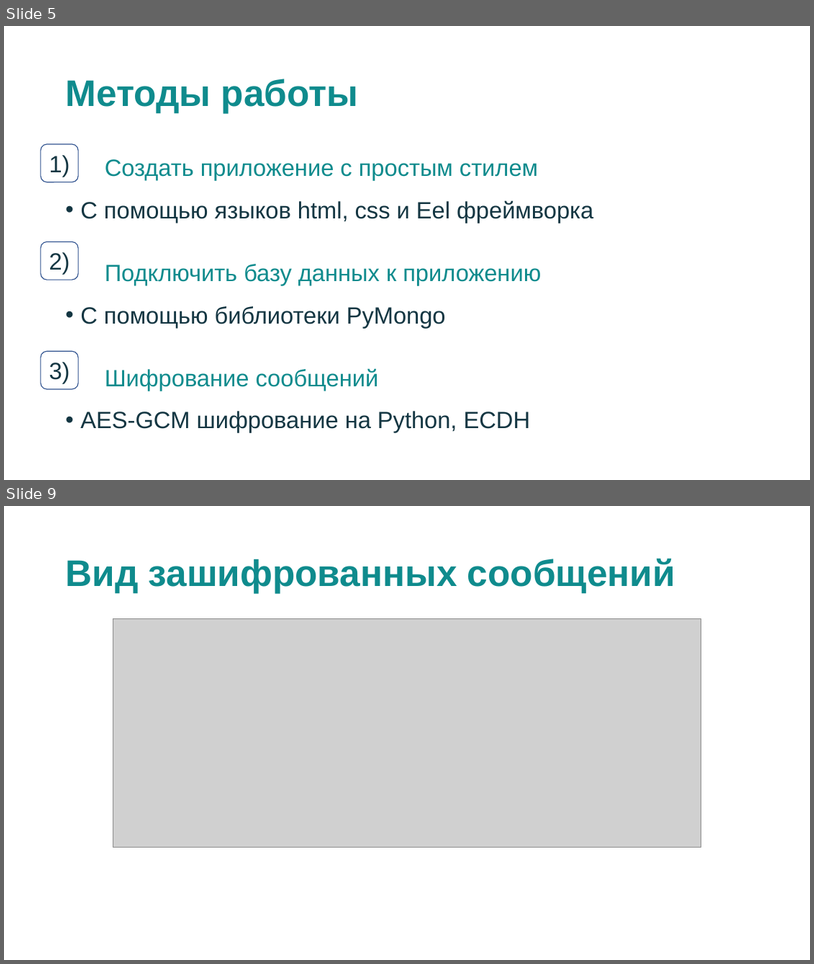
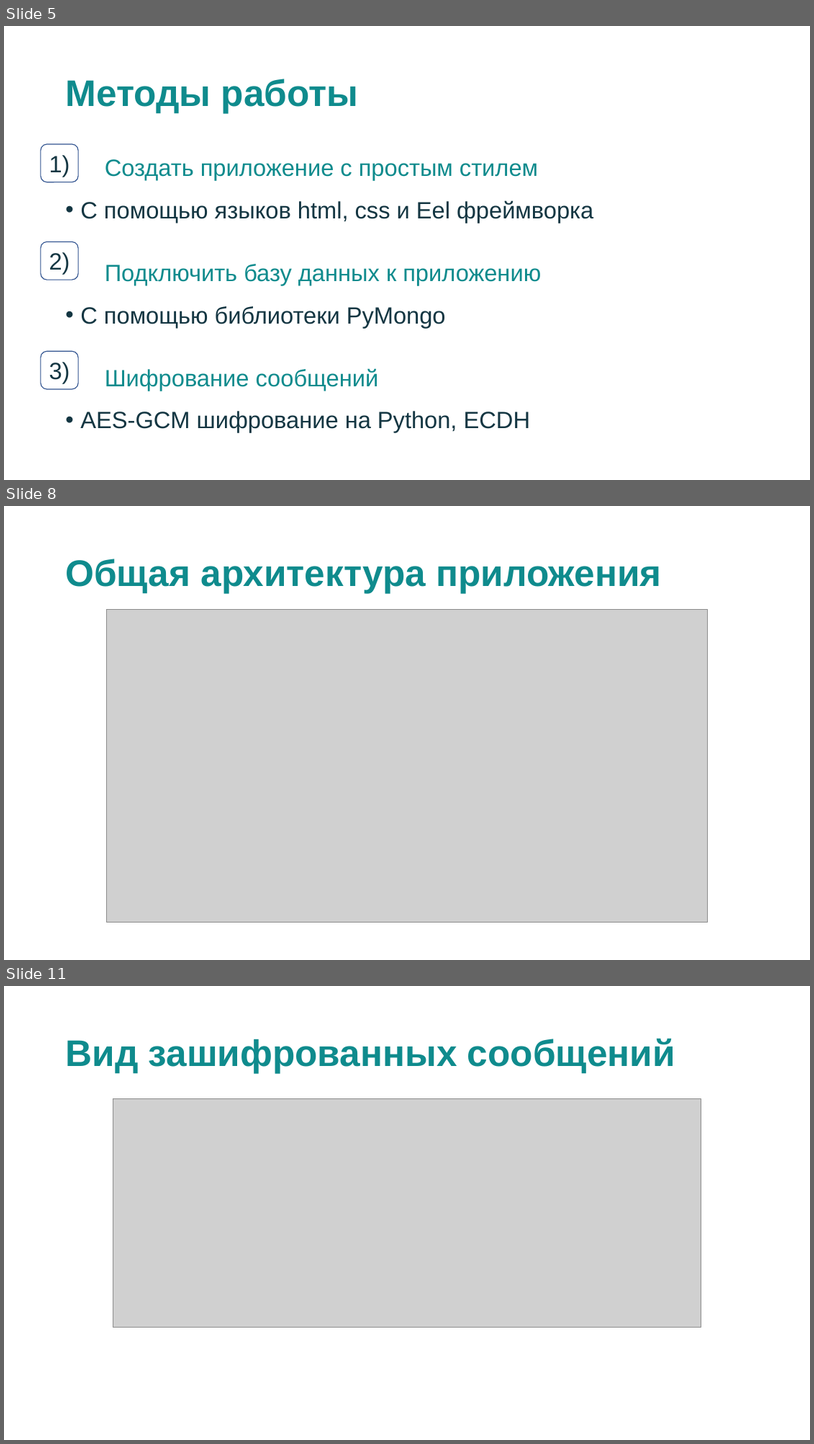
Before and after one commit to Nak1i1/Naki, a slide deck: Мессенджер Naki.pptx. Shown one above the other, each under a label of ours: slides 5 and 9 before the commit, slides 5, 8 and 11 after it; the slides between them are not shown. The pictures are 814x964 and 814x1444 pixels, drawn with LibreOffice and Linux fonts; fonts in the diff are those of the drawing; grey boxes stand for pictures. Boxes give left, top, right and bottom in pixels: in the first picture for what was removed or moved away, otherwise in the second. Text is boxed around its words. In the diff, an @@ line names an element or a change of style, - is before the commit and + after.

```diff
--- a/Мессенджер Naki.pptx
+++ b/Мессенджер Naki.pptx
@@ slide 8 added at [4,506,810,960], background #FFFFFF @@
@@ title added at [65,559,661,593], 44 pt, text #0F8B8D, bold @@
+Общая архитектура приложения
@@ picture added at [107,610,708,921] @@
@@ what was slide 9 is now slide 11 @@
```
Also in this commit, not shown: 3 other slides added, 2 slides removed, 7 other files.
